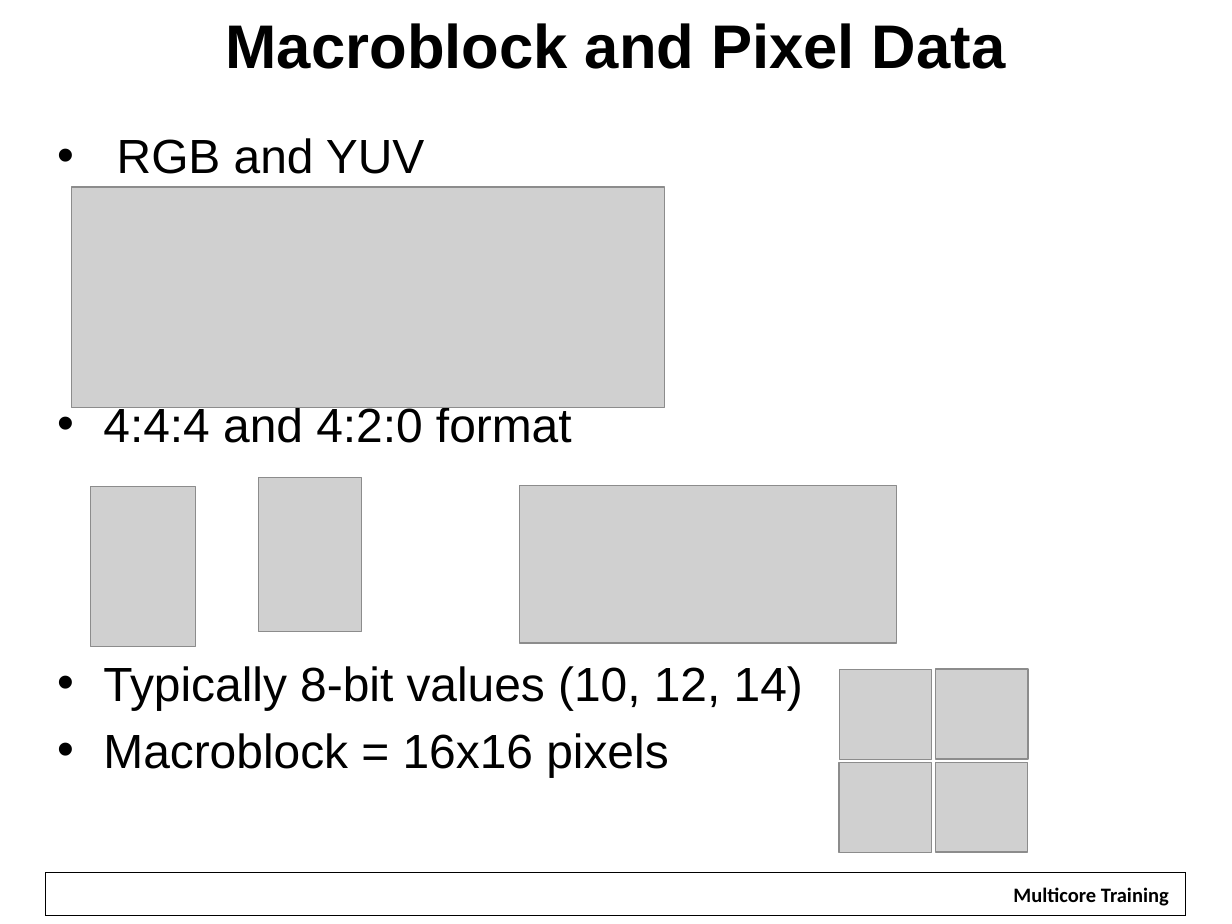
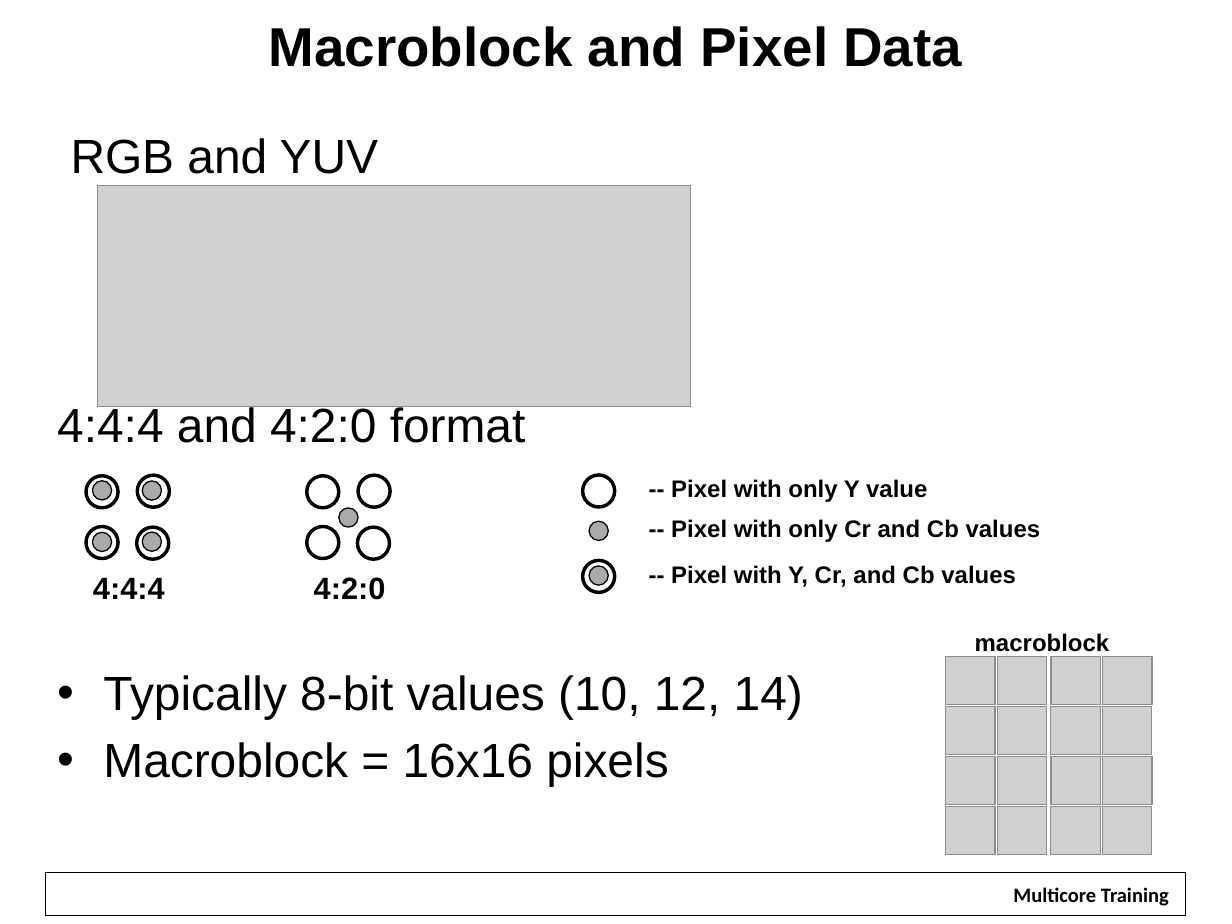
Before and after one commit to hari1989/keystone-workshop, a slide deck: slide 11 of slides/Multicore Design.pptx. Drawn at 1232x924 pixels with LibreOffice and Linux fonts; fonts in the diff are those of the drawing; grey boxes stand for pictures; background and template pictures are left out. Boxes give left, top, right and bottom in pixels: in the first picture for what was removed or moved away, otherwise in the second. Text is boxed around its words. In the diff, an @@ line names an element or a change of style, - is before the commit and + after.

Commit message:
Fixed pixel image

```diff
--- a/slides/Multicore Design.pptx
+++ b/slides/Multicore Design.pptx
@@ title "Macroblock and Pixel Data" at <box>269,26,962,67</box>: size 36 to 32 pt @@
@@ text at <box>57,138,526,443</box>: bullet • to none @@
@@ picture: place and size @@
-picture at <box>71,187,664,408</box>
+picture at <box>97,186,690,407</box>
@@ picture removed at <box>259,477,361,631</box> @@
@@ text added at <box>671,479,927,502</box>, 14 pt, text #000000, bold @@
+-- Pixel with only Y value
@@ picture removed at <box>90,487,195,647</box> @@
@@ picture removed at <box>519,485,896,643</box> @@
@@ text added at <box>671,519,1041,542</box>, 14 pt, text #000000, bold @@
+-- Pixel with only Cr and Cb values
@@ group added at <box>583,476,615,593</box>: 4 ellipses @@
@@ text added at <box>671,565,1016,587</box>, 14 pt, text #000000, bold @@
+-- Pixel with Y, Cr, and Cb values
@@ group added at <box>86,476,169,599</box>: 8 ellipses, 1 text @@
+4:4:4
@@ group added at <box>307,476,391,600</box>: 5 ellipses, 1 text @@
+4:2:0
@@ picture: place and size @@
-picture at <box>839,669,931,759</box>
+picture at <box>946,657,995,705</box>
@@ text added at <box>975,633,1110,652</box>, 14 pt, text #000000, bold @@
+macroblock
@@ picture: place and size @@
-picture at <box>936,669,1029,759</box>
+picture at <box>945,706,994,754</box>
@@ picture: place and size @@
-picture at <box>839,763,931,853</box>
+picture at <box>946,756,995,804</box>
@@ picture: place and size @@
-picture at <box>935,763,1027,853</box>
+picture at <box>945,807,994,855</box>
@@ group added at <box>997,657,1152,855</box>: 12 pictures @@
```
Also in this commit, not shown: 1 other slide changed.
